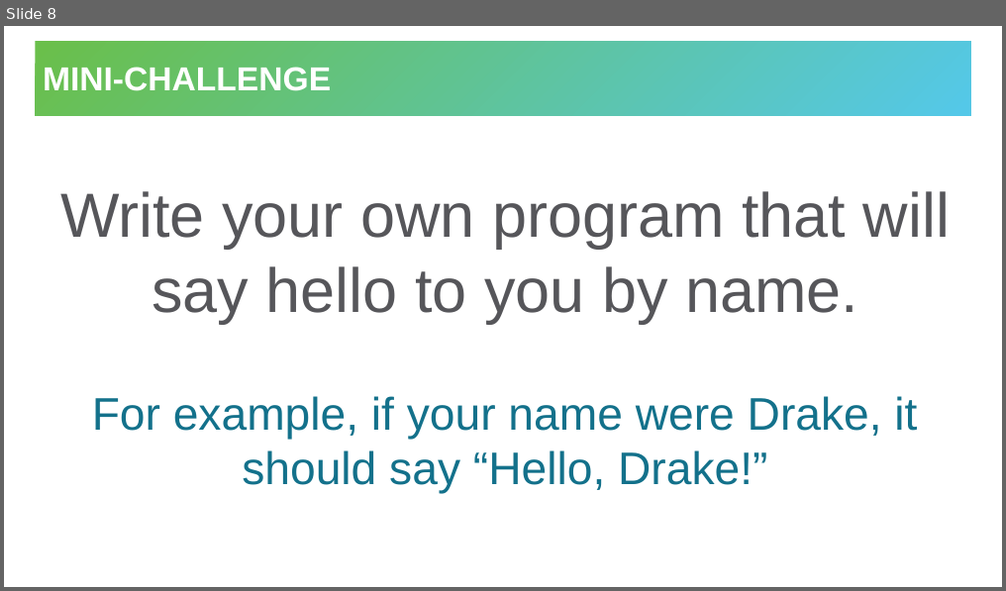
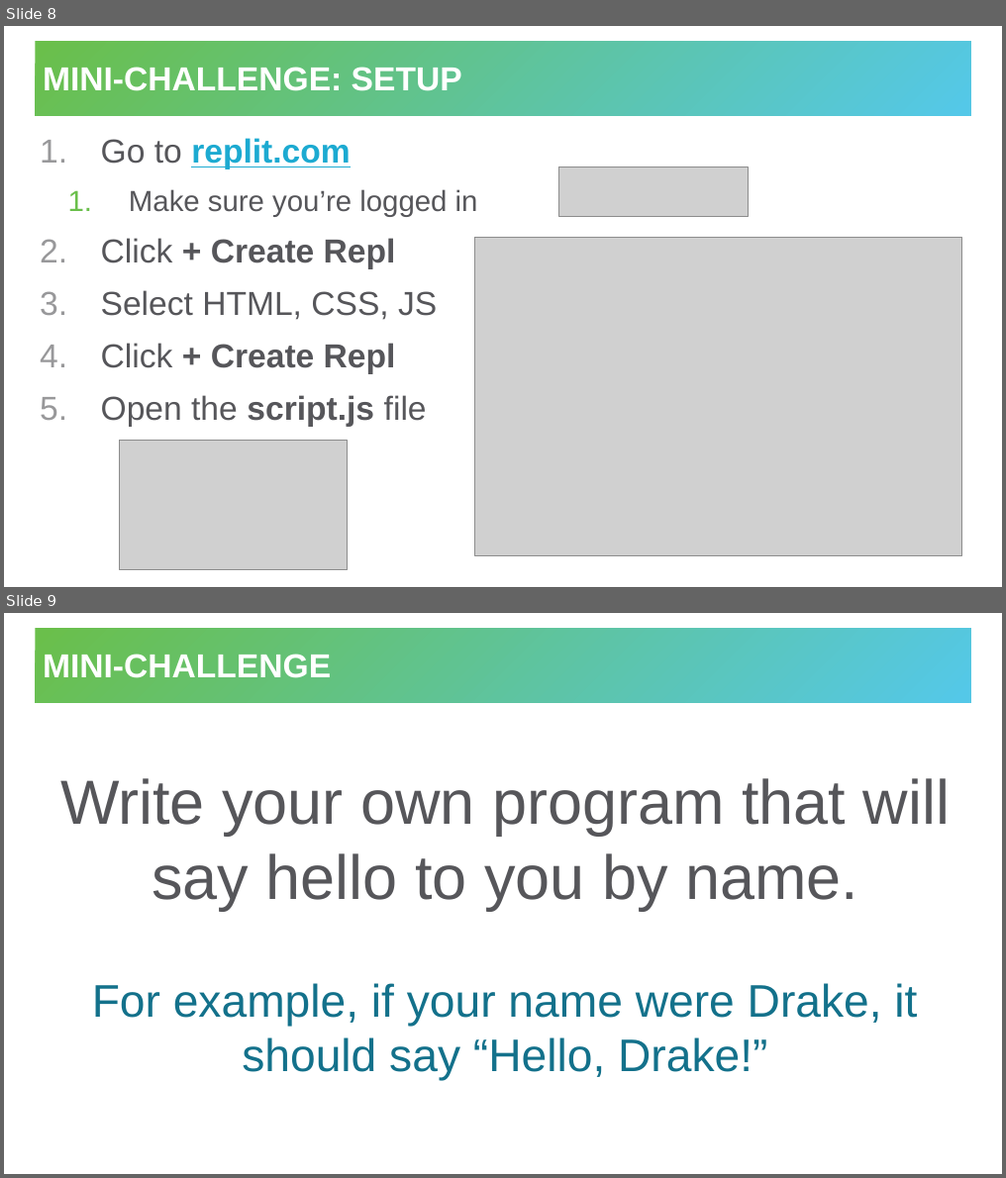
Before and after one commit to hytechclub/web-102, a slide deck: IntroToJS/IntroductionToJavaScript.pptx. Shown one above the other, each under a label of ours: slide 8 before the commit, slides 8 and 9 after it. The pictures are 1006x591 and 1006x1178 pixels, drawn with LibreOffice and Linux fonts; fonts in the diff are those of the drawing; grey boxes stand for pictures. Boxes give left, top, right and bottom in pixels: in the first picture for what was removed or moved away, otherwise in the second. Text is boxed around its words. In the diff, an @@ line names an element or a change of style, - is before the commit and + after.

```diff
--- a/IntroToJS/IntroductionToJavaScript.pptx
+++ b/IntroToJS/IntroductionToJavaScript.pptx
@@ slide 8 added at <box>4,26,1002,587</box>, background #FFFFFF @@
@@ title added at <box>36,41,971,116</box>, fill gradient #6ABF4B to #54C8E8, 32 pt, text #FFFFFF, bold @@
+MINI-CHALLENGE: SETUP
@@ text added at <box>101,138,478,427</box>, 32 pt, text #56565A @@
+1. Go to replit.com
+  1. Make sure you’re logged in
+2. Click + Create Repl
+3. Select HTML, CSS, JS
+4. Click + Create Repl
+5. Open the script.js file
@@ picture added at <box>559,167,748,217</box> @@
@@ picture added at <box>475,237,961,556</box> @@
@@ picture added at <box>119,440,347,570</box> @@
@@ what was slide 8 is now slide 9 @@
```
Also in this commit, not shown: 2 other files.
